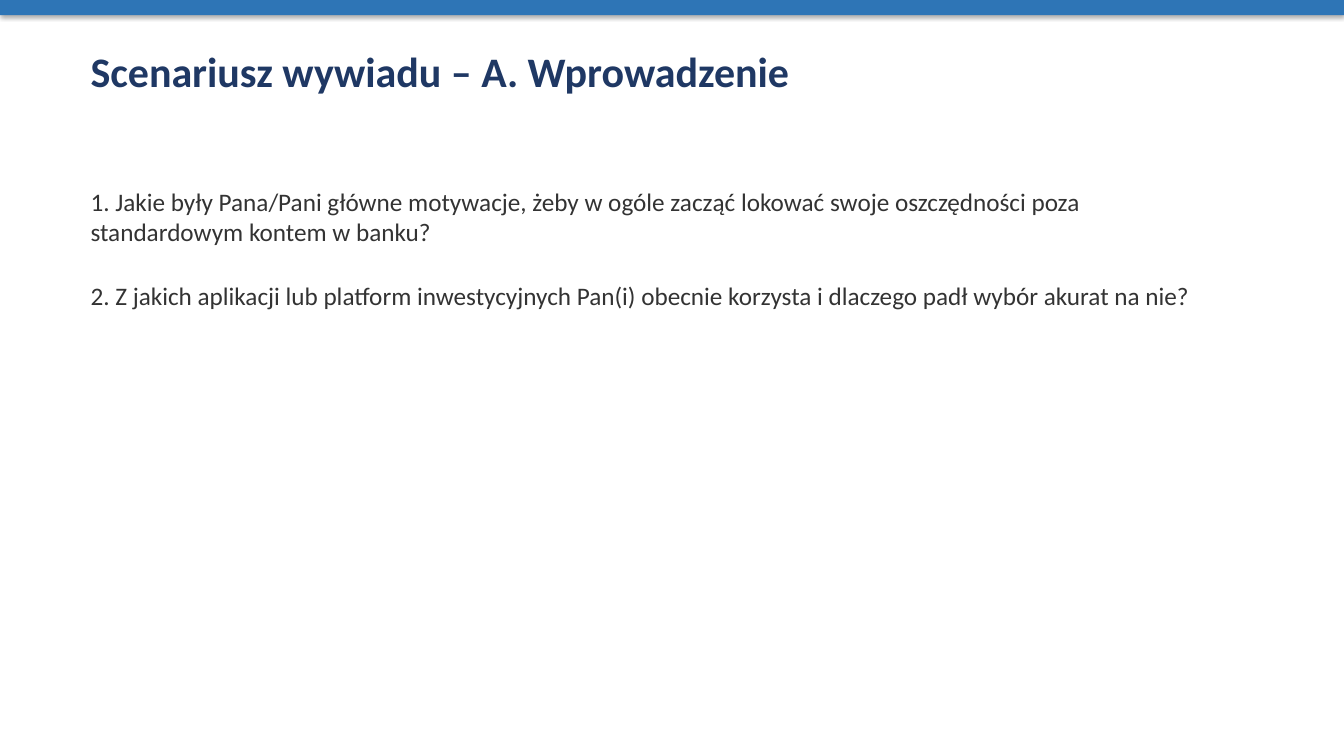
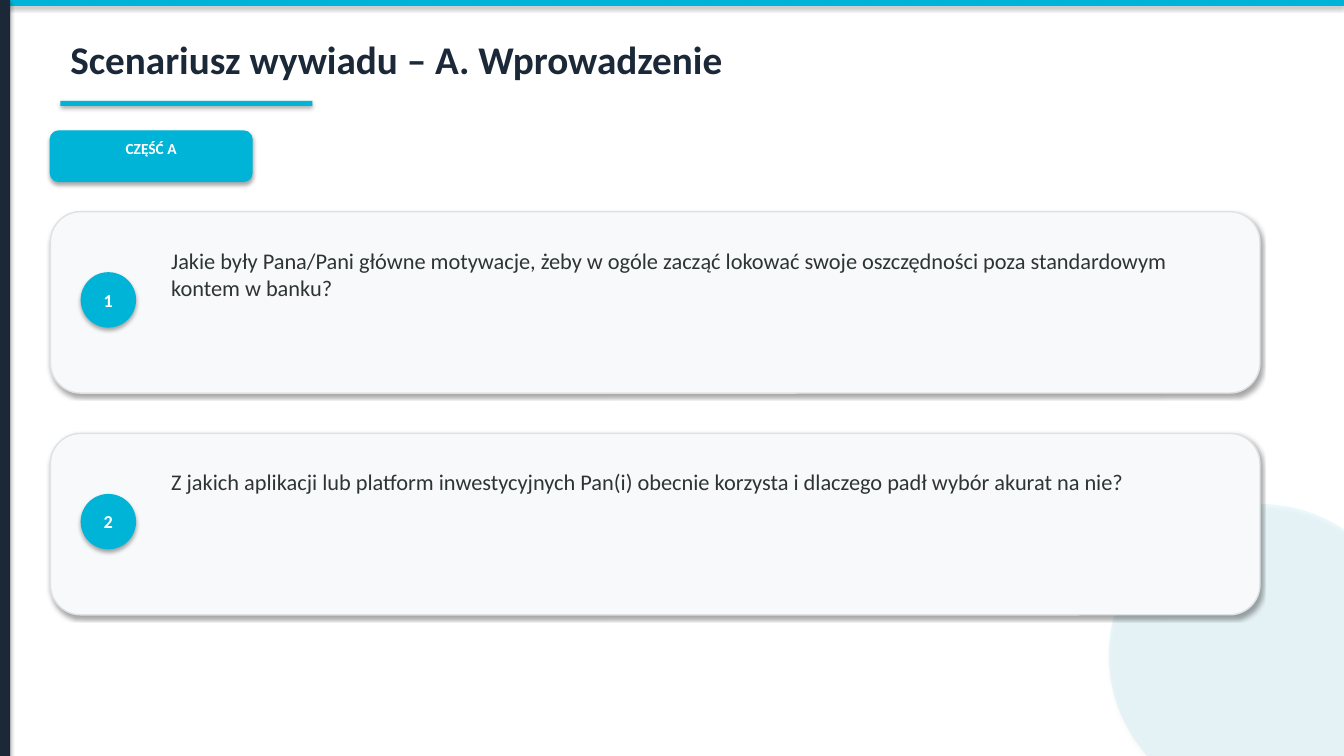
Before and after one commit to krystian61222-cyber/github, a slide deck: slide 6 of Prezentacja_Fintech.pptx. Drawn at 1344x756 pixels with LibreOffice and Linux fonts; fonts in the diff are those of the drawing. Boxes give left, top, right and bottom in pixels: in the first picture for what was removed or moved away, otherwise in the second. Text is boxed around its words. In the diff, an @@ line names an element or a change of style, - is before the commit and + after.

```diff
--- a/Prezentacja_Fintech.pptx
+++ b/Prezentacja_Fintech.pptx
@@ rectangle: place and size @@
-rectangle at (0, 0, 1344, 15)
+rectangle at (0, 0, 1344, 6)
@@ rectangle at (0, 0, 1344, 6): fill #2E75B6 to #00B4D8 @@
@@ rectangle added at (0, 0, 10, 756), fill #1B2838 @@
@@ text "Scenariusz wywiadu – A. Wprowadzenie": place and size @@
-text "Scenariusz wywiadu – A. Wprowadzenie" at (91, 57, 789, 94)
+text "Scenariusz wywiadu – A. Wprowadzenie" at (70, 46, 722, 80)
@@ text "Scenariusz wywiadu – A. Wprowadzenie" at (70, 46, 722, 80): size 30 to 28 pt, text colour #1F3864 to #1B2838; more space between paragraphs @@
@@ rectangle added at (60, 101, 313, 106), fill #00B4D8 @@
@@ rounded rectangle added at (50, 131, 252, 181), fill #00B4D8, outline #00B4D8 1 pt @@
@@ text added at (126, 141, 176, 157), 11 pt, text #FFFFFF, bold @@
+CZĘŚĆ A
@@ rounded rectangle added at (50, 212, 1260, 393), fill #F8F9FA, outline #DEE2E6 1 pt @@
@@ text at (171, 253, 1166, 296): text changed; size 18 to 16 pt; text colour #333333 to #2D3436 @@
-1. Jakie były Pana/Pani główne motywacje, żeby w ogóle zacząć lokować swoje oszczędności poza standardowym kontem w banku?
-2. Z jakich aplikacji lub platform inwestycyjnych Pan(i) obecnie korzysta i dlaczego padł wybór akurat na nie?
+Jakie były Pana/Pani główne motywacje, żeby w ogóle zacząć lokować swoje oszczędności poza standardowym kontem w banku?
@@ ellipse added at (81, 272, 136, 328), fill #00B4D8, 13 pt, text #FFFFFF, bold @@
+1
@@ rounded rectangle added at (50, 434, 1260, 615), fill #F8F9FA, outline #DEE2E6 1 pt @@
@@ text added at (171, 474, 1123, 494), 16 pt, text #2D3436 @@
+Z jakich aplikacji lub platform inwestycyjnych Pan(i) obecnie korzysta i dlaczego padł wybór akurat na nie?
@@ ellipse added at (81, 494, 136, 549), fill #00B4D8, 13 pt, text #FFFFFF, bold @@
+2
@@ ellipse added at (1109, 504, 1344, 756), fill #00B4D8 at 8% opacity @@
```
Also in this commit, not shown: 8 other slides changed, 1 other file.
